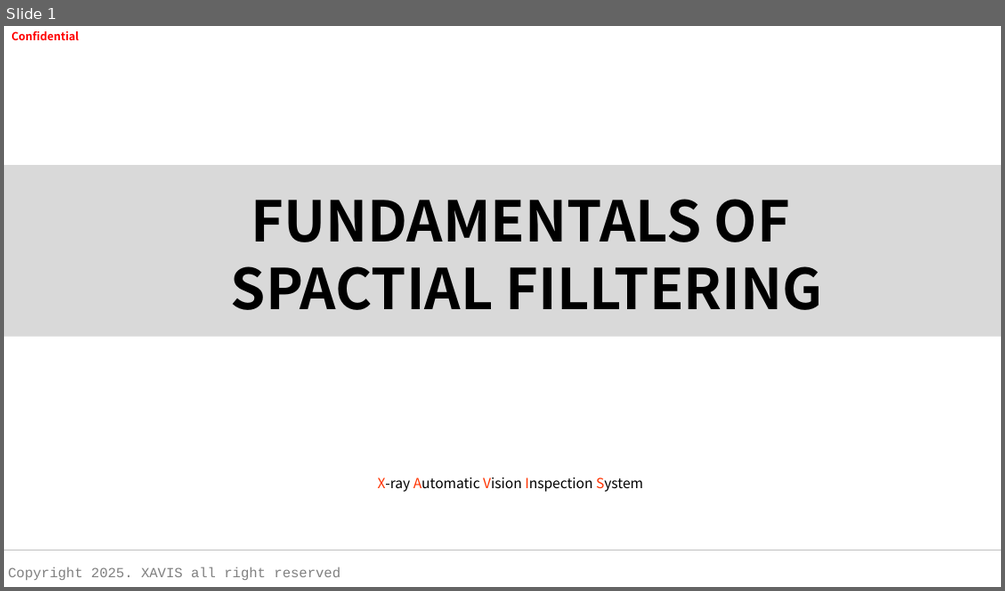
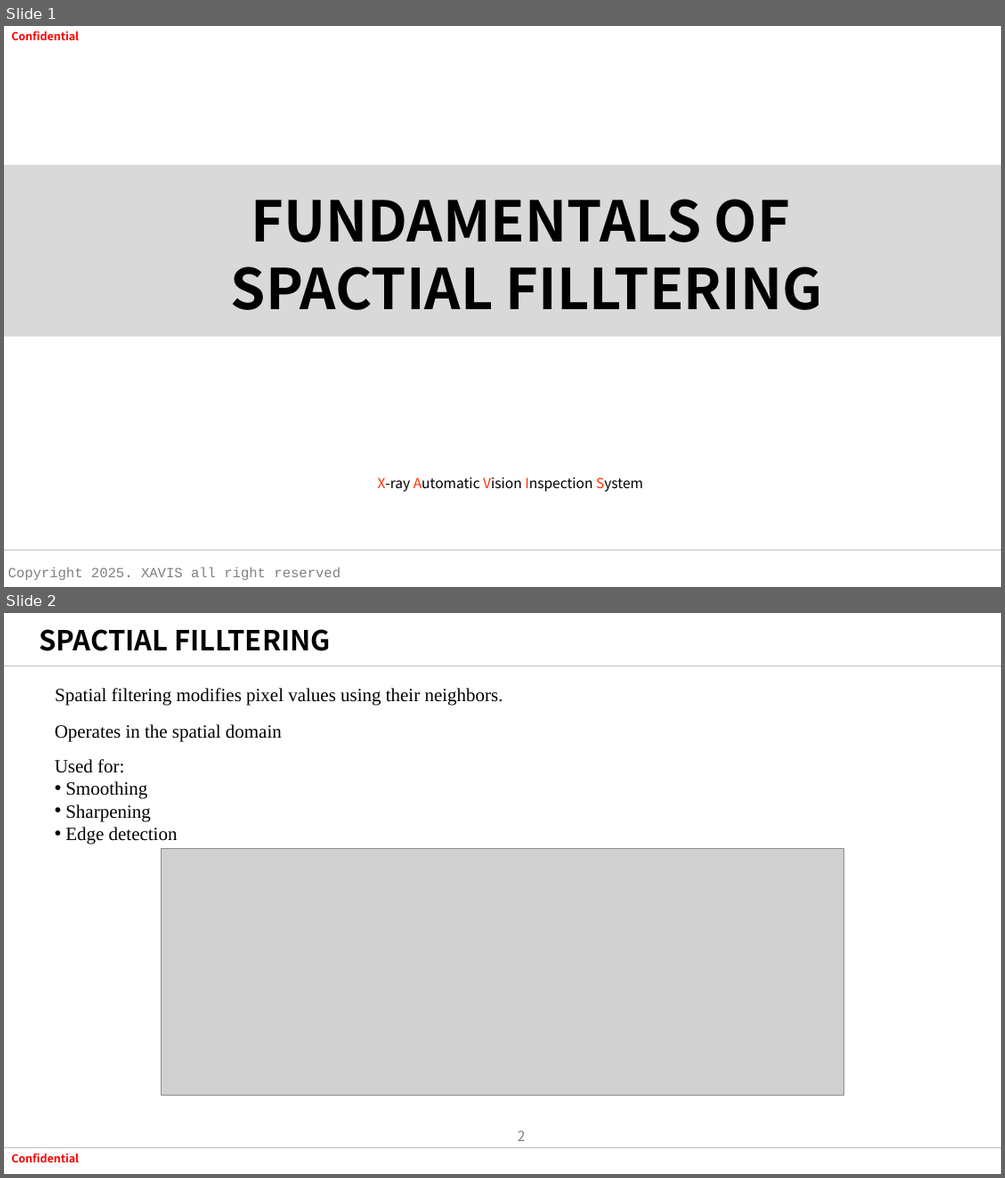
Before and after one commit to tuananh020400/FresherXavisTech, a slide deck: Document/SlideWeek2/Spatial Filltering .pptx. Shown one above the other, each under a label of ours: slide 1 before the commit, slides 1 and 2 after it. The pictures are 1005x591 and 1005x1178 pixels, drawn with LibreOffice and Linux fonts; fonts in the diff are those of the drawing; grey boxes stand for pictures; background and template pictures are left out. Boxes give left, top, right and bottom in pixels: in the first picture for what was removed or moved away, otherwise in the second. Text is boxed around its words. In the diff, an @@ line names an element or a change of style, - is before the commit and + after.

```diff
--- a/Document/SlideWeek2/Spatial Filltering .pptx
+++ b/Document/SlideWeek2/Spatial Filltering .pptx
@@ slide 2 added at (4, 613, 1001, 1174), background #FFFFFF @@
@@ title added at (39, 629, 331, 651), 26.6 pt, text #000000, bold @@
+SPACTIAL FILLTERING
@@ line added from (4, 666) to (1001, 666), #BFBFBF 1 pt @@
@@ text added at (55, 688, 503, 706), 18 pt, text #000000 @@
+Spatial filtering modifies pixel values using their neighbors.
@@ text added at (55, 724, 282, 741), 18 pt, text #000000 @@
+Operates in the spatial domain
@@ text added at (55, 759, 178, 844), 18 pt, text #000000 @@
+Used for:
+• Smoothing
+• Sharpening
+• Edge detection
@@ picture added at (161, 849, 844, 1094) @@
@@ page number added at (518, 1130, 526, 1141), 13.3 pt, text #808080 @@
+2
@@ line added from (4, 1148) to (1001, 1148), #BFBFBF 1 pt @@
@@ text added at (11, 1153, 79, 1162), 10.7 pt, text #FF0000, bold @@
+Confidential
```
Also in this commit, not shown: 1 slide changed, 7 other slides added, 6 slides removed, 1 other file.
